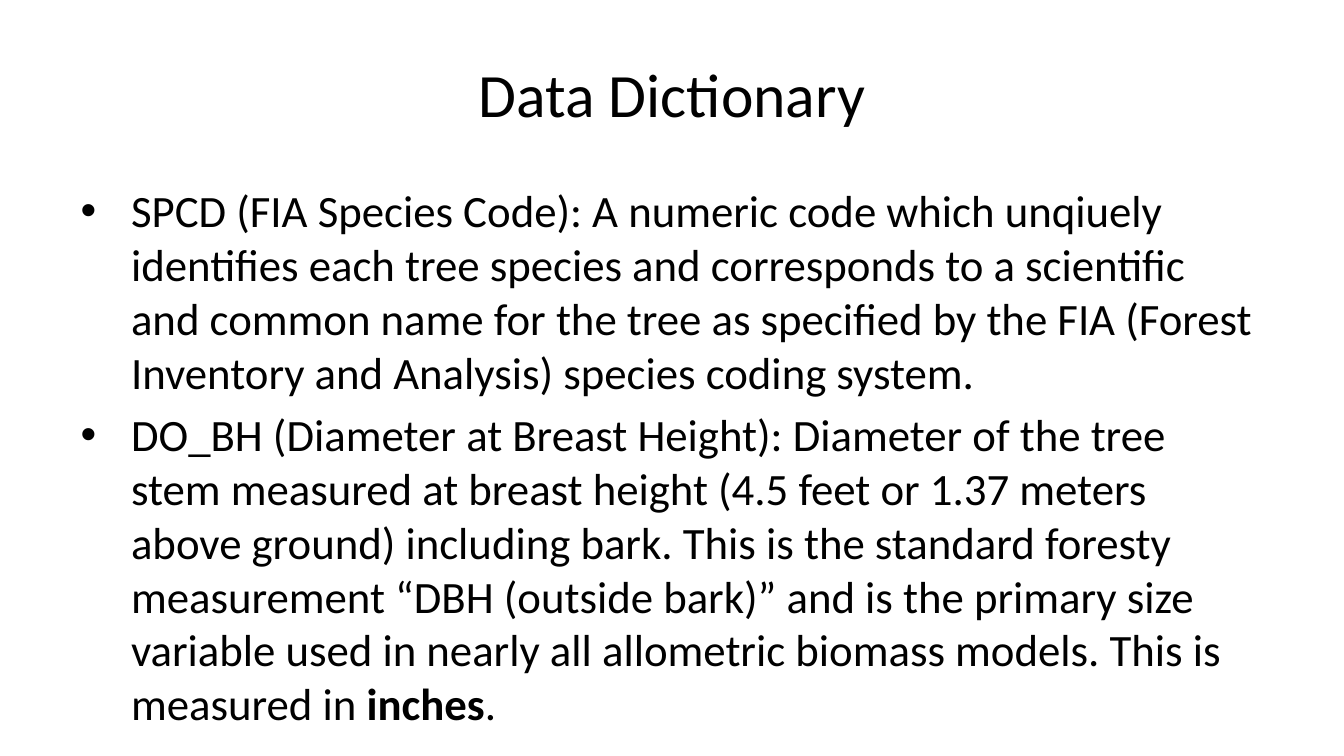
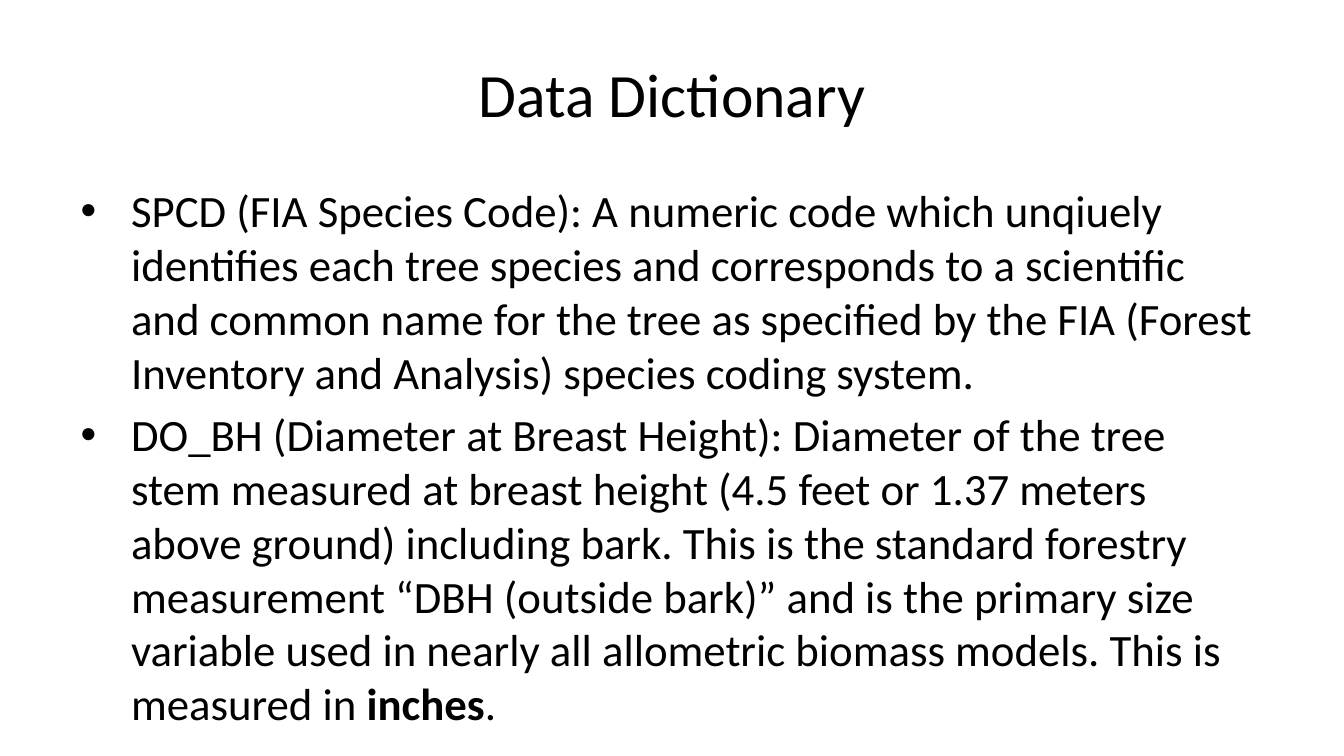
Before and after one commit to deancallahan25/Redwood-Analytics-Portfolio, a slide deck: slide 2 of Project-3/presentation.pptx. Drawn at 1344x756 pixels with LibreOffice and Linux fonts; fonts in the diff are those of the drawing. Boxes give left, top, right and bottom in pixels: in the first picture for what was removed or moved away, otherwise in the second. Text is boxed around its words. In the diff, an @@ line names an element or a change of style, - is before the commit and + after.

```diff
--- a/Project-3/presentation.pptx
+++ b/Project-3/presentation.pptx
@@ text at [131, 418, 1221, 674]: text changed @@
-• DO_BH (Diameter at Breast Height): Diameter of the tree stem measured at breast height (4.5 feet or 1.37 meters above ground) including bark. This is the standard foresty measurement “DBH (outside bark)” and is the primary size variable used in nearly all allometric biomass models. This is measured in inches.
+• DO_BH (Diameter at Breast Height): Diameter of the tree stem measured at breast height (4.5 feet or 1.37 meters above ground) including bark. This is the standard forestry measurement “DBH (outside bark)” and is the primary size variable used in nearly all allometric biomass models. This is measured in inches.
```
Also in this commit, not shown: 4 slides added, 1 other file.
